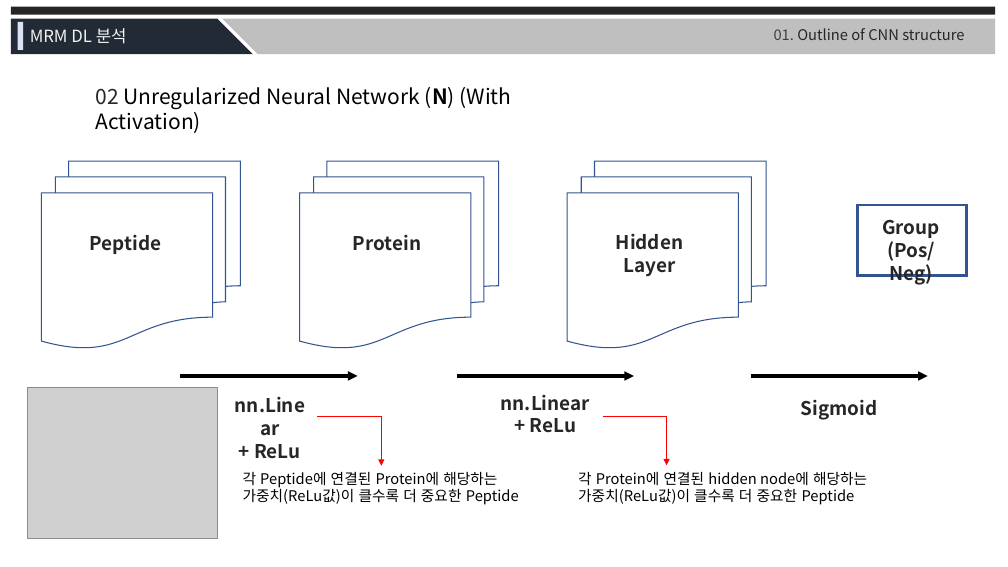
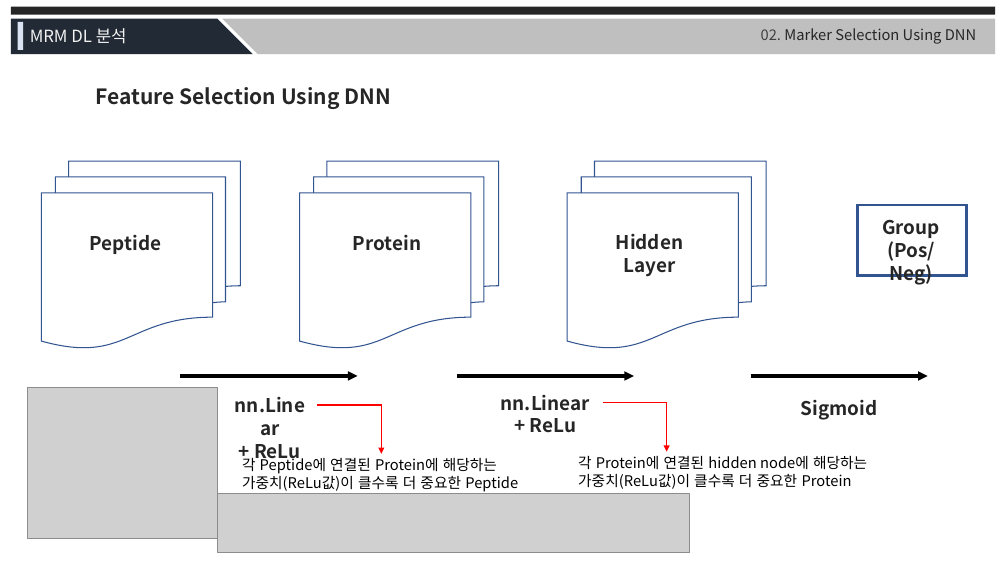
Before and after one commit to JaneeChoi/Biostatistics, a slide deck: slide 13 of MRM/Presentation Slides/MRM_DL_210819.pptx (slide 23 before the commit). Drawn at 1008x567 pixels with LibreOffice and Linux fonts; fonts in the diff are those of the drawing; grey boxes stand for pictures. Boxes give left, top, right and bottom in pixels: in the first picture for what was removed or moved away, otherwise in the second. Text is boxed around its words. In the diff, an @@ line names an element or a change of style, - is before the commit and + after.

```diff
--- a/MRM/Presentation Slides/MRM_DL_210819.pptx
+++ b/MRM/Presentation Slides/MRM_DL_210819.pptx
@@ text added at (x1=761, y1=28, x2=976, y2=44), 14 pt, text #262626 @@
+02. Marker Selection Using DNN
@@ text removed at (x1=774, y1=28, x2=964, y2=40) @@
-01. Outline of CNN structure
@@ text at (x1=96, y1=87, x2=391, y2=109): text changed; text colour #000000 to #262626; bold on @@
-02 Unregularized Neural Network (N) (With Activation)
+Feature Selection Using DNN
@@ elbow arrow moved from (318, 417) - (381, 466) to (318, 405) - (381, 454) @@
@@ 2 texts, 1 elbow arrow moved together from (x1=243, y1=417, x2=867, y2=505) to (x1=242, y1=403, x2=867, y2=492) @@
@@ text at (x1=578, y1=474, x2=852, y2=489): text changed @@
-가중치(ReLu값)이 클수록 더 중요한 Peptide
+가중치(ReLu값)이 클수록 더 중요한 Protein
@@ picture added at (x1=217, y1=494, x2=689, y2=552) @@
```
Also in this commit, not shown: 9 other slides changed, 5 slides added, 12 slides removed, 7 other files.
